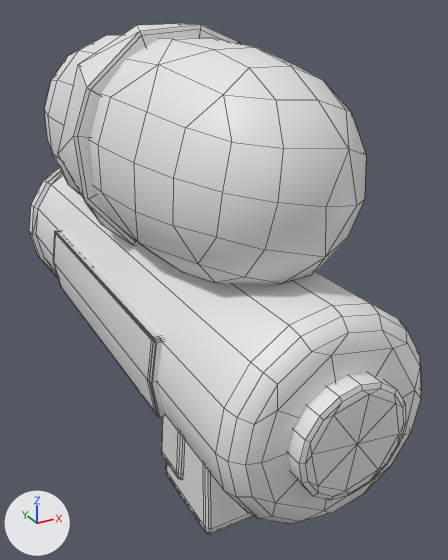
The FBX model Assets/Users/Mirthe/Watergun.fbx as it was, and as the next commit left it.
Before and after are seen from a camera (50 mm lens) standing at (-0.486, -1.08, 0.541) and looking at (0.149, 0.076, -0.036). The lights are fixed; the arrows at lower left show +X, +Y and +Z. Mesh edges are drawn as thin lines. Where no turn or scale is listed for an object, it has been applied to the vertices. Vertices at the same position are counted once.

Script lines for the objects in view, before the commit:
```python
me_cube_002 = bpy.data.meshes.new('Cube.002')
me_cube_002.from_pydata(...)  # 926 vertices, 1107 faces; spans x -0.21..0.2, y -0.57..0.96, z -0.44..0.51
ob_cube_004 = bpy.data.objects.new('Cube.004', me_cube_002)
ob_cube_004.location = (0.0, 0.0, 0.0)
```
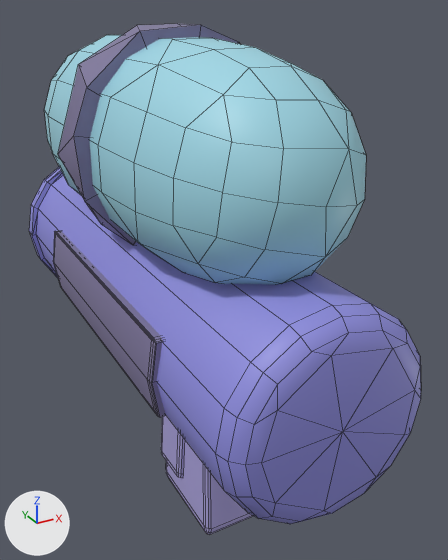
Location of each change, (x1, y1, x2, y2) in pixels of the pictures (448 x 560 px):
part 1 of me_cube_002, deleted
    before: (288, 373, 406, 500)
part 2 of me_cube_002, deleted
    before: (53, 231, 166, 417)
part 3 of me_cube_002, cut back
    both: (58, 24, 240, 245)
part 4 of me_cube_002, cut back
    before: (163, 457, 207, 533)
    after: (168, 477, 207, 533)
part 5 of me_cube_002, recoloured (white to blue)
    both: (29, 167, 421, 524)
part 6 of me_cube_002, recoloured (grey to blue)
    both: (161, 415, 253, 535)
part 7 of me_cube_002, recoloured (grey to blue)
    before: (54, 25, 165, 416)
    after: (53, 25, 166, 417)
part 8 of me_cube_002, recoloured (white to cyan)
    both: (44, 35, 366, 285)

What the commit changed:
Material 'Material.011' (mat_material_011) is new.
Its base color is (0.211, 0.184, 0.338) (blue #7f779d).
Material 'Material.012' (mat_material_012) is new.
Its base color is (0.352, 0.689, 0.8) (cyan #a0d8e7).
Material 'Material.008' (mat_material_008) is new.
Its base color is (0.801, 0.128, 0.123) (red #e76462).
Material 'Material.009' (mat_material_009) is new.
Its base color is (0.277, 0.247, 0.478) (blue #9088b8).
Material 'Material.010' (mat_material_010) is new.
Its base color is (0.429, 0.382, 0.747) (blue #afa6e0).
Material 'Material.013' (mat_material_013) is new.
Its base color is (0.272, 0.266, 0.723) (blue #8e8ddd).
me_cube_002 is used by ob_cube_004; location (0.0, 0.0, 0.0).
me_cube_002 had 926 vertices, 1107 faces and spanned x -0.21..0.2, y -0.57..0.96, z -0.44..0.51.
me_cube_002 now has 755 vertices, 870 faces and spans x -0.21..0.2, y -0.54..0.96, z -0.44..0.51.
me_cube_002 part 1: the loose piece of 58 vertices spanning x -0.09..0.09, y -0.57..-0.49, z -0.09..0.09 is deleted.
Part 2, on me_cube_002:
68 vertices are removed from x -0.19..-0.08, y -0.3..0.3, z -0.07..0.07.
92 faces are deleted.
Part 3, on me_cube_002:
25 vertices are removed from x -0.2..0.2, y -0.05..0.05, z 0.11..0.51.
71 faces are deleted.
6 vertices move within x -0.17..0.11, y -0.05..0.05, z 0.12..0.51.
32 new faces join them, mat_material_011 (blue #7f779d).
Part 4, on me_cube_002:
20 vertices are removed from x -0.07..0.07, y -0.23..-0.03, z -0.44..-0.38.
40 faces are deleted.
6 new faces join them, mat_material_010 (blue #afa6e0).
me_cube_002 part 5: 400 faces spanning x -0.19..0.19, y -0.54..0.73, z -0.19..0.19 switch from no material to mat_material_013 (blue #8e8ddd).
me_cube_002 part 6: 76 faces spanning x -0.07..0.07, y -0.24..-0.02, z -0.44..-0.14 switch from no material to mat_material_010 (blue #afa6e0).
me_cube_002 part 7: 99 faces spanning x -0.21..0.2, y -0.3..0.3, z -0.07..0.51 switch from no material to mat_material_011 (blue #7f779d).
me_cube_002 part 8: 128 faces spanning x -0.18..0.18, y -0.47..0.49, z 0.12..0.49 switch from no material to mat_material_012 (cyan #a0d8e7).
me_cube_002 now uses material mat_material_008 (red #e76462).
me_cube_002 now uses material mat_material_009 (blue #9088b8).
